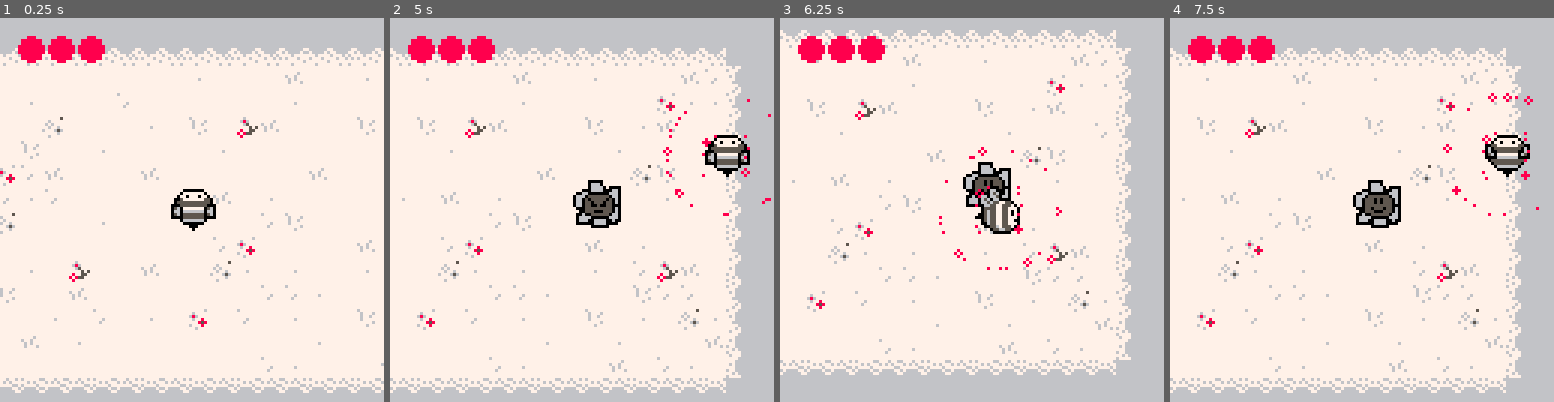
Above: before the commit, frames 1-4 (left to right).
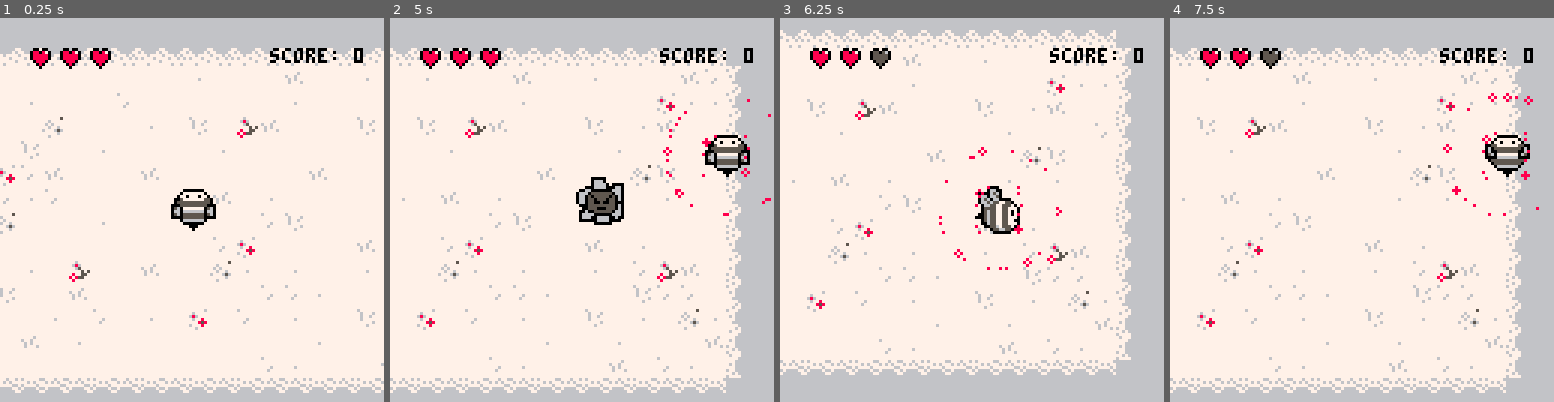
Above: after the commit, the same moments.

Repository: MariaHodor/Pico8-game
Game: PICO-8 cartridge joc_albina.p8
Same seed, same stepped clock (60 frames per second), same inputs: the game is played once before the commit and once after it.
Inputs:
- Up to frame 1 (0.25 s): no input
- Up to frame 2 (5 s): tap X (X key) at 0.33, 1.07, 1.85, 2.97, 4.08 s; hold Right 1.6-2.1 s; hold Up 2.15-2.42 s; hold Right 2.47-3.03 s; hold Left 3.08-3.58 s; hold Down 3.63-3.97 s; hold Right 4.02-4.68 s; hold Up from 4.73 s (still down)
- Up to frame 3 (6.25 s): release Up at 5.03 s; hold Left 5.08-5.68 s; tap X (X key) at 5.2 s; hold Down 5.73-6.03 s; hold Right from 6.08 s (still down)
- Up to frame 4 (7.5 s): tap X (X key) at 6.32, 7.43 s; release Right at 6.58 s; hold Right 6.63-7.13 s; hold Up 7.18-7.45 s

The runs differ from the first frame. In frame 1, 1.6% of the frame differs, in the area x 4-95%, y 4-14%; in frame 2, 2.5%; in frame 3, 2.5%; in frame 4, 2.9%, in the area x 4-95%, y 4-55%.

Commit message:
enemy moves, ui implemented and score

Diff:
--- a/joc_albina.p8
+++ b/joc_albina.p8
@@ -6,13 +6,18 @@
 x_g = 0
 y_g = 0
 hp = 3
+score = 0
 end_time = 0
+set_time = true
+death_time = -1
 function _init()
 	t,f,s=0,1,7
 	sp_lr={33,35}
 	sp_ud={40,43}
+	sp_d=37
 	sp_g={45,77}
 	sp_e={81,86}
+	sp_h={19,20}
 	enemies_table={}
 	music(00)
 end
@@ -20,6 +25,10 @@
 function _update()
 	t= (t+1)%s
 	if (t==0) f=f%#sp_lr+1
+
+	if hp==0 then
+	return
+	end
 
 	if(btn(⬆️) and y >= 8) then
 	y-=3
@@ -54,9 +63,11 @@
 
 function _draw()
 	cls(14)
-	if hp==0 then
-		stop("game over!", 44, 64)
-	end
+
+	if death_time > 0 and time() > death_time then
+		stop("game over!", 48, 64)
+	end
+
 	current_time = time()
 
 	camera_follow()
@@ -67,11 +78,23 @@
 	map(0,0,0,0,32,32)
 
 	draw_hp()
+	draw_score()
+	draw_enemies()
+	enemy_ai()
+
+	if hp==0 then
+	if set_time then
+		death_time = time() + 2
+		set_time=false
+	end
+	spr(sp_d,x,y,2,2,false,false)
+	return
+	end
 
 	if current_time%5==0 then
 		create_enemy()
 	end
-	draw_enemies()
+
 
 	if move_lr then
 	spr(sp_lr[f],x,y,2,2,flip_lr,false)
@@ -146,17 +169,26 @@
 function draw_hp()
 
 if hp>=1 then
-circfill(cam_x+10,cam_y+10,4,8)
+spr(sp_h[1],cam_x+10,cam_y+10,1,1,false,false)
+else
+spr(sp_h[2],cam_x+10,cam_y+10,1,1,false,false)
 end
 
 if hp>=2 then
-circfill(cam_x+20,cam_y+10,4,8)
+spr(sp_h[1],cam_x+20,cam_y+10,1,1,false,false)
+else
+spr(sp_h[2],cam_x+20,cam_y+10,1,1,false,false)
 end
 
 if hp==3 then
-circfill(cam_x+30,cam_y+10,4,8)
-end
-
+spr(sp_h[1],cam_x+30,cam_y+10,1,1,false,false)
+else
+spr(sp_h[2],cam_x+30,cam_y+10,1,1,false,false)
+end
+end
+
+function draw_score()
+	print("score: "..score,cam_x+90,cam_y+10,0)
 end
 -->8
 function camera_follow()
@@ -203,10 +235,33 @@
 	for v in all(enemies_table) do
 	 if abs(x+x_g+8 - v[2]) < 10 then
 	 if abs(y+y_g+8 - v[3]) < 10 then
+	 if v[4]==false then
 	 v[4] = true
-	 end
-	 end
-	end
+	 score=score+1
+	 end
+	 end
+	 end
+	end
+end
+-->8
+function enemy_ai()
+
+for v in all(enemies_table) do
+	if v[4] == false then
+		if v[2]<x then
+		v[2] = v[2]+1
+		else
+		v[2] = v[2]-1
+		end
+
+		if v[3]<y then
+		v[3] = v[3]+1
+		else
+		v[3] = v[3]-1
+		end
+	end
+end
+
 end
 __gfx__
 00000000777777777777777767776776767777766666666666666666666666667777777777777777777777777777777777777777777777777767766676777666
